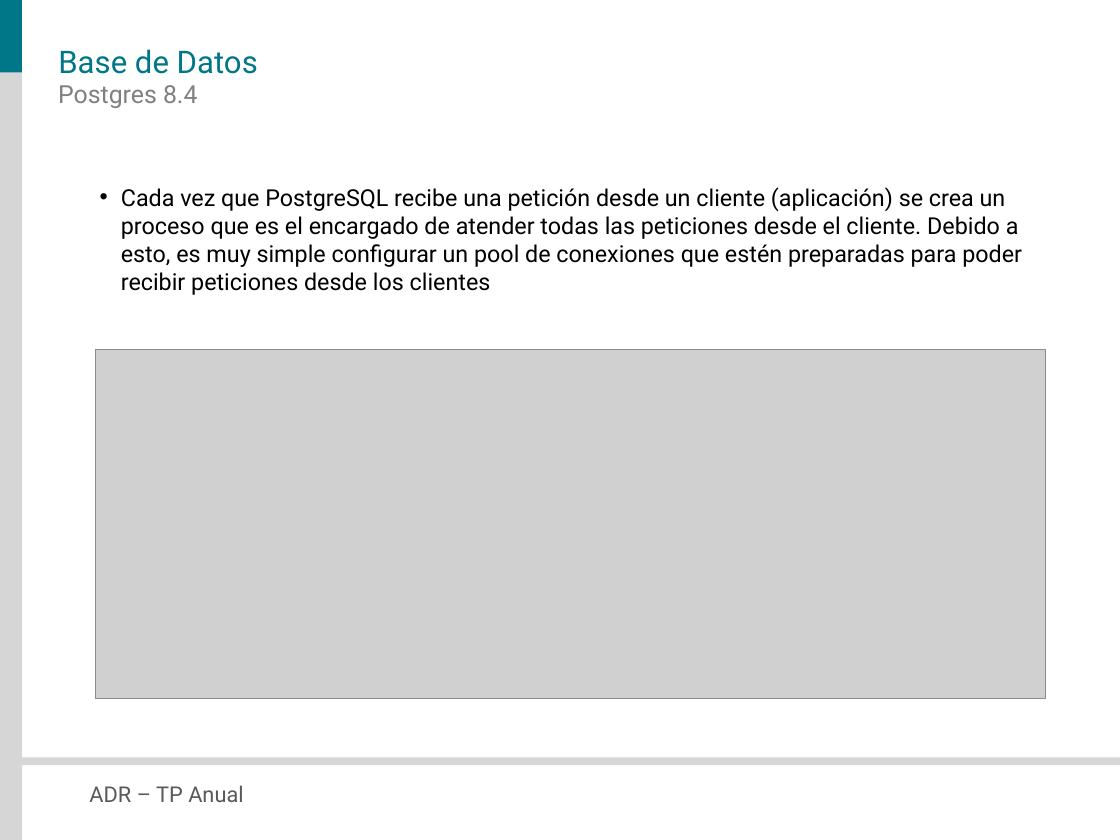
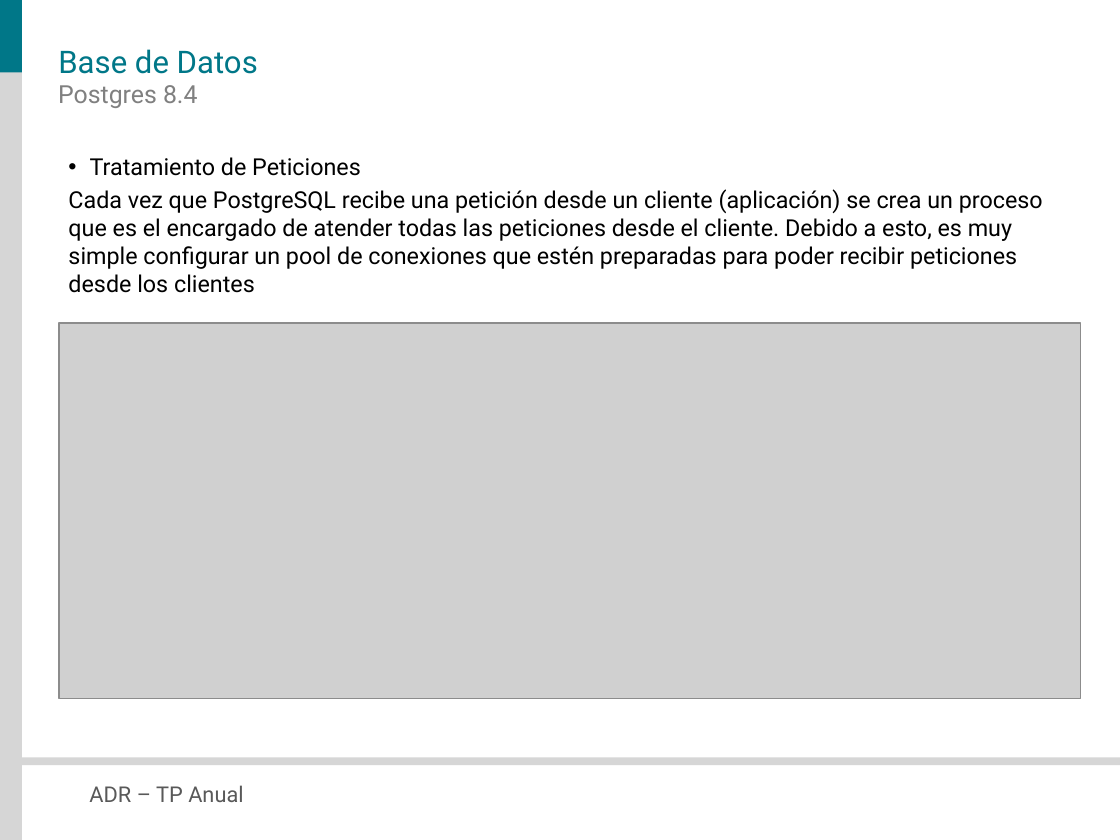
Before and after one commit to veritoreinoso/adr-2010, a slide deck: slide 8 of Presentacion.pptx. Drawn at 1120x840 pixels with LibreOffice and Linux fonts; fonts in the diff are those of the drawing; grey boxes stand for pictures. Boxes give left, top, right and bottom in pixels: in the first picture for what was removed or moved away, otherwise in the second. Text is boxed around its words. In the diff, an @@ line names an element or a change of style, - is before the commit and + after.

```diff
--- a/Presentacion.pptx
+++ b/Presentacion.pptx
@@ text "Tratamiento de Peticiones": place and size @@
-text "Tratamiento de Peticiones" at (121, 187, 1022, 295)
+text "Tratamiento de Peticiones" at (68, 157, 1043, 293)
@@ text at (90, 157, 361, 176): paragraph added @@
+• Tratamiento de Peticiones
@@ text at (68, 189, 1043, 293): bullet • to none @@
@@ picture: place and size @@
-picture at (96, 349, 1046, 698)
+picture at (59, 323, 1081, 698)
```
Also in this commit, not shown: 9 other slides changed, 1 other file.
